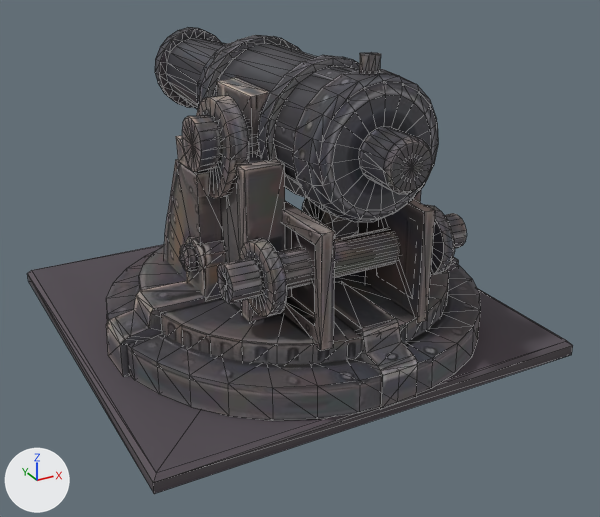
An edit to the glTF model assets/art/3d/cannon33a.glb, drawn before and after from the same camera.
Before and after are seen from a 50 mm lens placed at (-2.44, -4.79, 2.8), pointed at (0.09, -0.19, 0.5). The axes (+X, +Y, +Z) are drawn at lower left. The lights are the same throughout. The first picture is the older version. Mesh edges are drawn as thin lines. Vertices at exactly the same position are counted once.

In view in the first picture: 'barrel', 'mount', 'plate'.
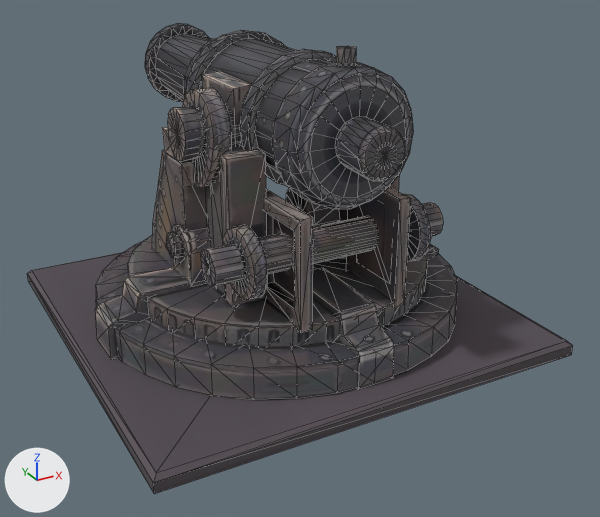
Where the change shows, as pixel boxes [x1, y1, x2, y2] in the pictures (600 x 517 px):
'mount', moved: before [106, 78, 481, 420]; after [96, 71, 457, 400]
'barrel', moved: before [155, 27, 438, 222]; after [145, 24, 413, 209]

The change, as a list of edits to the scene's bpy script:
```text
Change me_mount:
    used by ob_mount; location = (0.0, 0.0, 0.0)
    remove me_mount.from_pydata(...)  # 1126 vertices, 1963 faces; spans x -1.29..1.29, y -1.5..1.02, z 0.1..1.88
    add me_mount.from_pydata(...)  # 1126 vertices, 1963 faces; spans x -1.29..1.29, y -1.26..1.26, z 0.1..1.88
    me_mount part 1: the whole mesh is moved by (0.0, 0.24, 0.0)
Change ob_barrel:
    ob_barrel.location: (0.015, 0.01, 1.515) -> (0.015, 0.248, 1.515)
```
